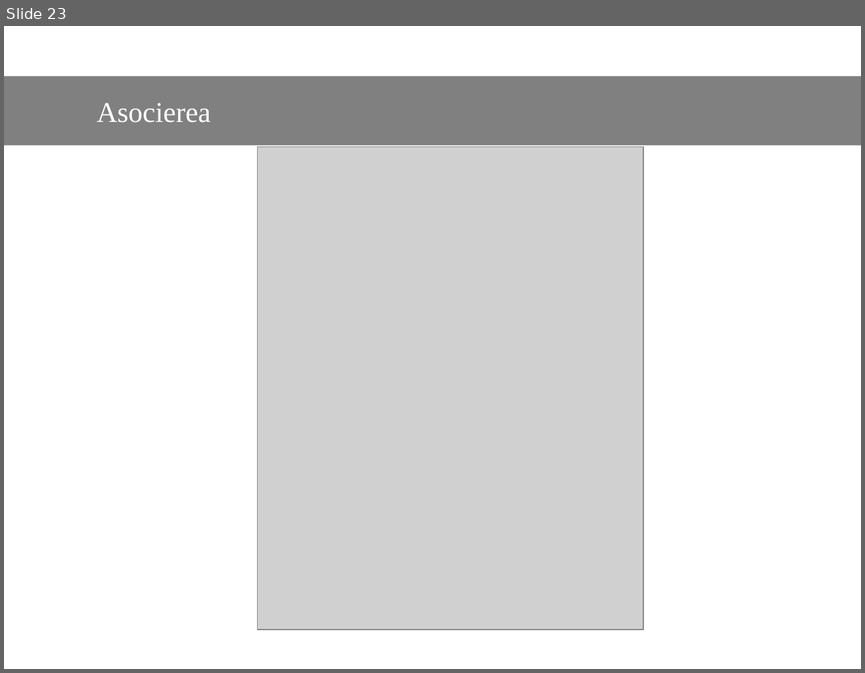
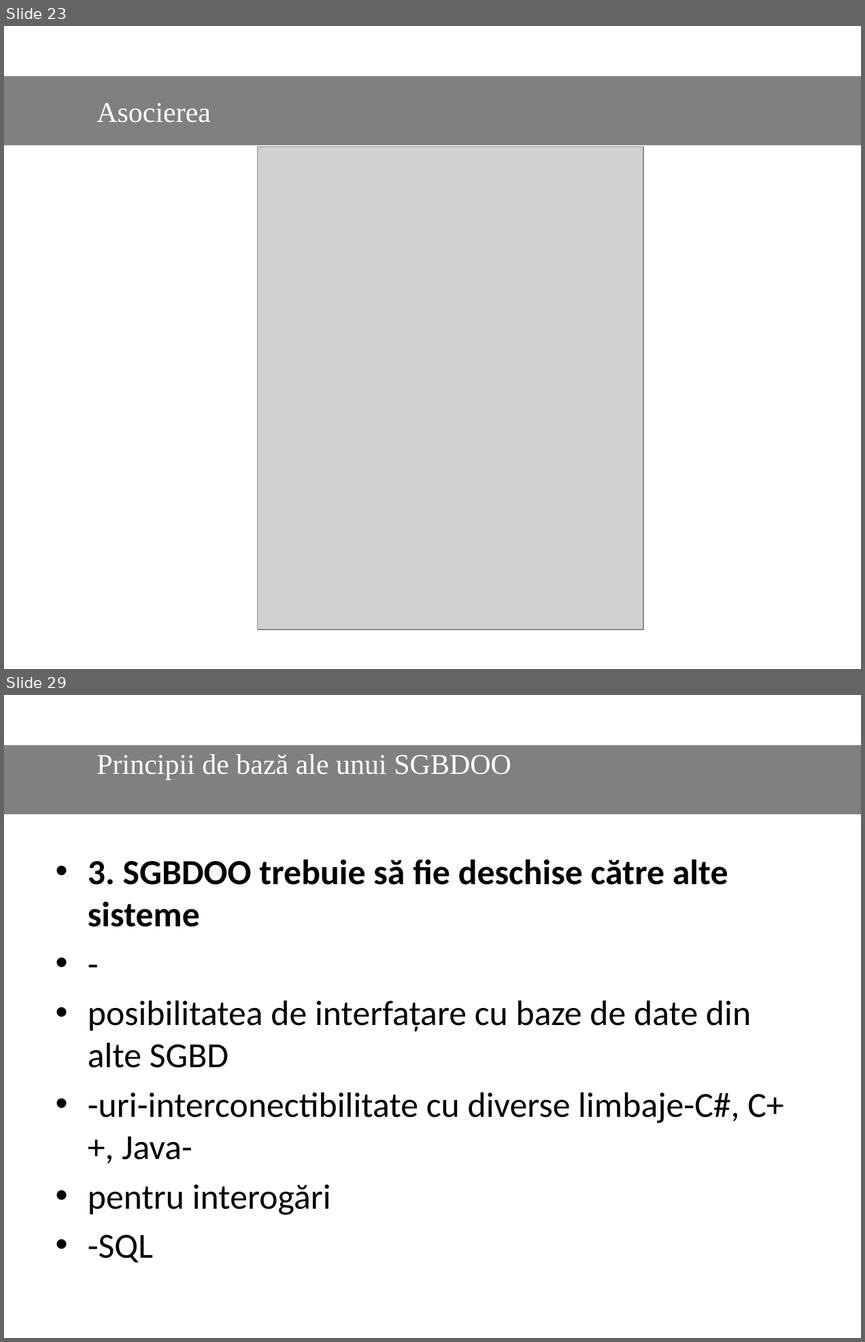
Before and after one commit to Dani25/BDOO, a slide deck: bdoo.pptx. Shown one above the other, each under a label of ours: slide 23 before the commit, slides 23 and 29 after it; the slides between them are not shown. The pictures are 865x673 and 865x1342 pixels, drawn with LibreOffice and Linux fonts; fonts in the diff are those of the drawing; grey boxes stand for pictures. Boxes give left, top, right and bottom in pixels: in the first picture for what was removed or moved away, otherwise in the second. Text is boxed around its words. In the diff, an @@ line names an element or a change of style, - is before the commit and + after.

```diff
--- a/bdoo.pptx
+++ b/bdoo.pptx
@@ slide 29 added at <box>4,695,861,1338</box>, background #FFFFFF @@
@@ rectangle added at <box>4,745,861,814</box>, fill #808080, 24 pt, text #FFFFFF @@
+Principii de bază ale unui SGBDOO
@@ text added at <box>88,859,783,1262</box>, 29.6 pt, text #000000 @@
+• 3. SGBDOO trebuie să fie deschise către alte sisteme
+• -
+• posibilitatea de interfațare cu baze de date din alte SGBD
+• -uri-interconectibilitate cu diverse limbaje-C#, C++, Java-
+• pentru interogări
+• -SQL
```
Also in this commit, not shown: 8 other slides added.
